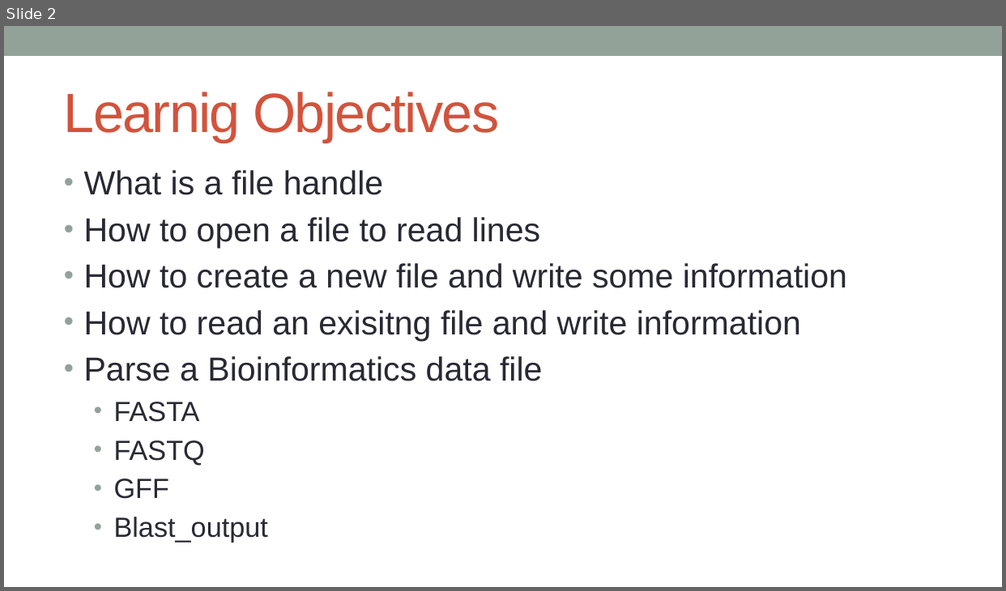
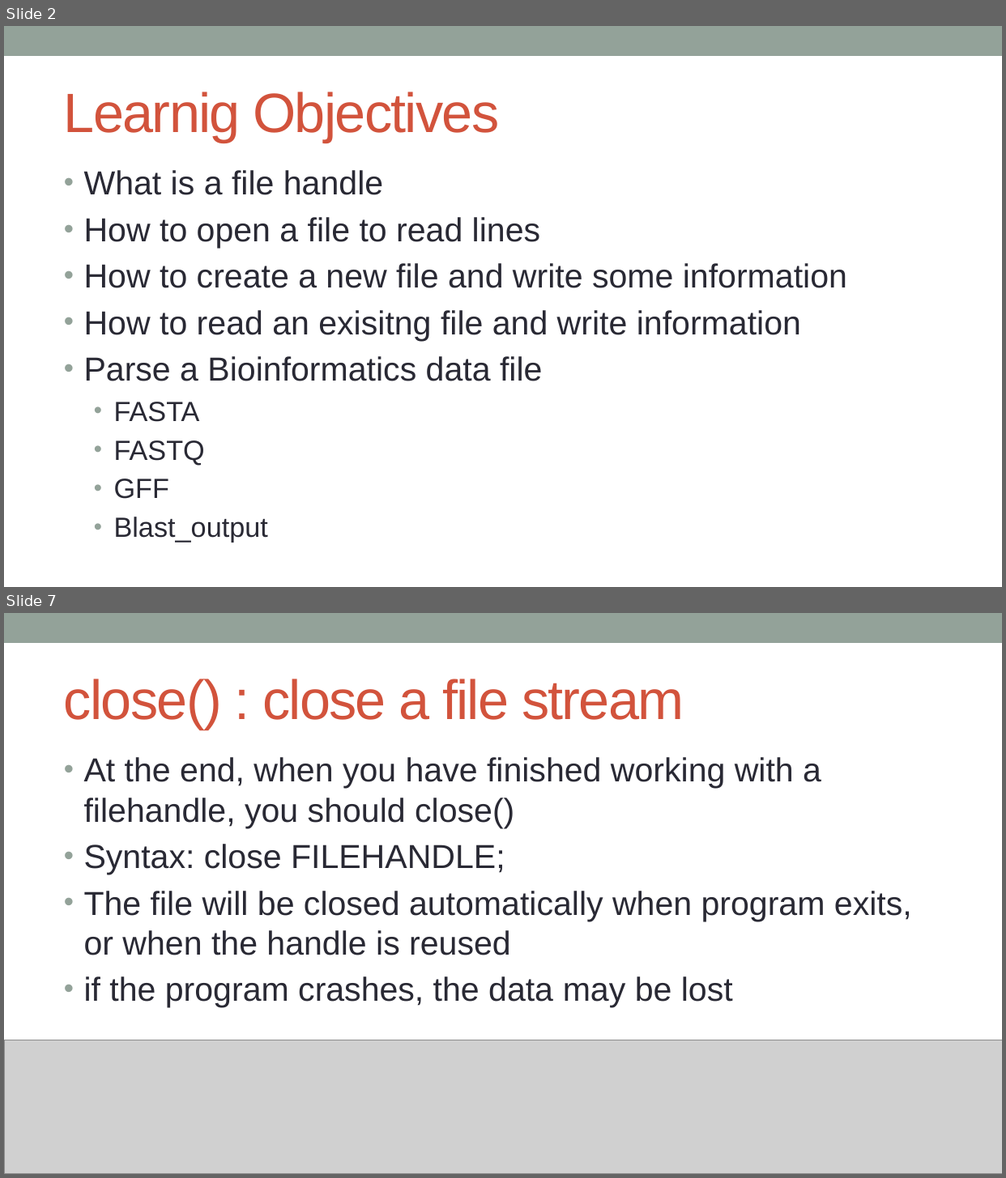
Before and after one commit to kanhu-pcr-code/bioinfo-PERL-course, a slide deck: PPTs/Perl_file_handling.pptx. Shown one above the other, each under a label of ours: slide 2 before the commit, slides 2 and 7 after it; the slides between them are not shown. The pictures are 1006x591 and 1006x1178 pixels, drawn with LibreOffice and Linux fonts; fonts in the diff are those of the drawing; grey boxes stand for pictures. Boxes give left, top, right and bottom in pixels: in the first picture for what was removed or moved away, otherwise in the second. Text is boxed around its words. In the diff, an @@ line names an element or a change of style, - is before the commit and + after.

```diff
--- a/PPTs/Perl_file_handling.pptx
+++ b/PPTs/Perl_file_handling.pptx
@@ slide 7 added at [4, 613, 1002, 1174], background #FFFFFF; not listed: 1 template element that a slide beside it also shows @@
@@ title added at [64, 679, 684, 729], 40 pt, text #D2533C @@
+close() : close a file stream
@@ text added at [84, 757, 912, 1008], 24 pt, text #292934 @@
+• At the end, when you have finished working with a filehandle, you should close()
+• Syntax: close FILEHANDLE;
+• The file will be closed automatically when program exits, or when the handle is reused
+• if the program crashes, the data may be lost
@@ picture added at [4, 1040, 1002, 1174] @@
```
Also in this commit, not shown: 20 other slides added, 1 slide removed, 4 other files.
